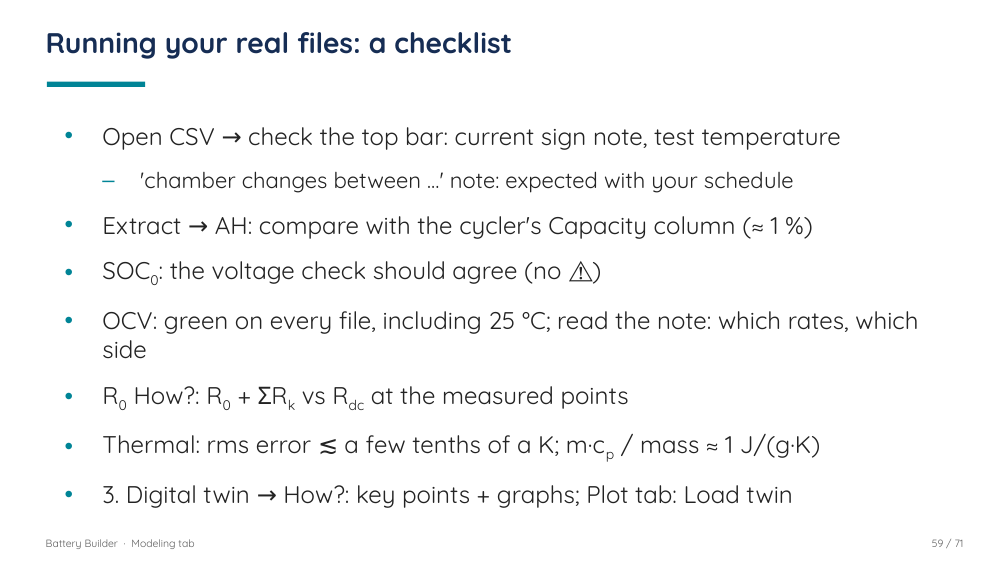
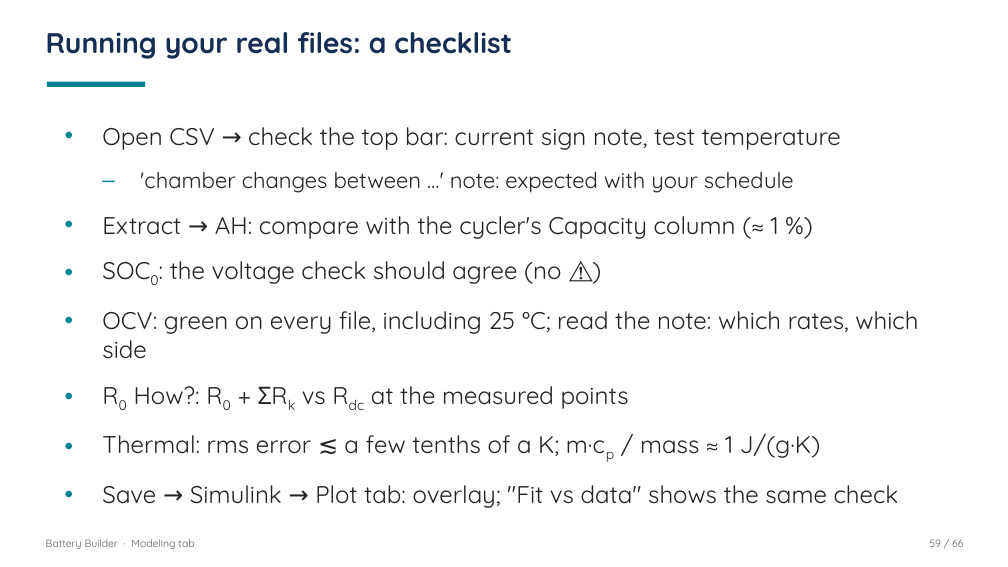
Before and after one commit to nathanhambleton1/BatteryBuilder, a slide deck: slide 59 of Modeling_Tab_Presentation.pptx. Drawn at 1008x567 pixels with LibreOffice and Linux fonts; fonts in the diff are those of the drawing. Boxes give left, top, right and bottom in pixels: in the first picture for what was removed or moved away, otherwise in the second. Text is boxed around its words. In the diff, an @@ line names an element or a change of style, - is before the commit and + after.

```diff
--- a/Modeling_Tab_Presentation.pptx
+++ b/Modeling_Tab_Presentation.pptx
@@ text at box(102, 485, 899, 508): text changed @@
-• 3. Digital twin → How?: key points + graphs; Plot tab: Load twin
+• Save → Simulink → Plot tab: overlay; "Fit vs data" shows the same check
@@ text at box(930, 539, 963, 547): text changed @@
-59 / 71
+59 / 66
```
Also in this commit, not shown: 51 other slides changed, 2 slides added, 7 slides removed, 20 other files.
